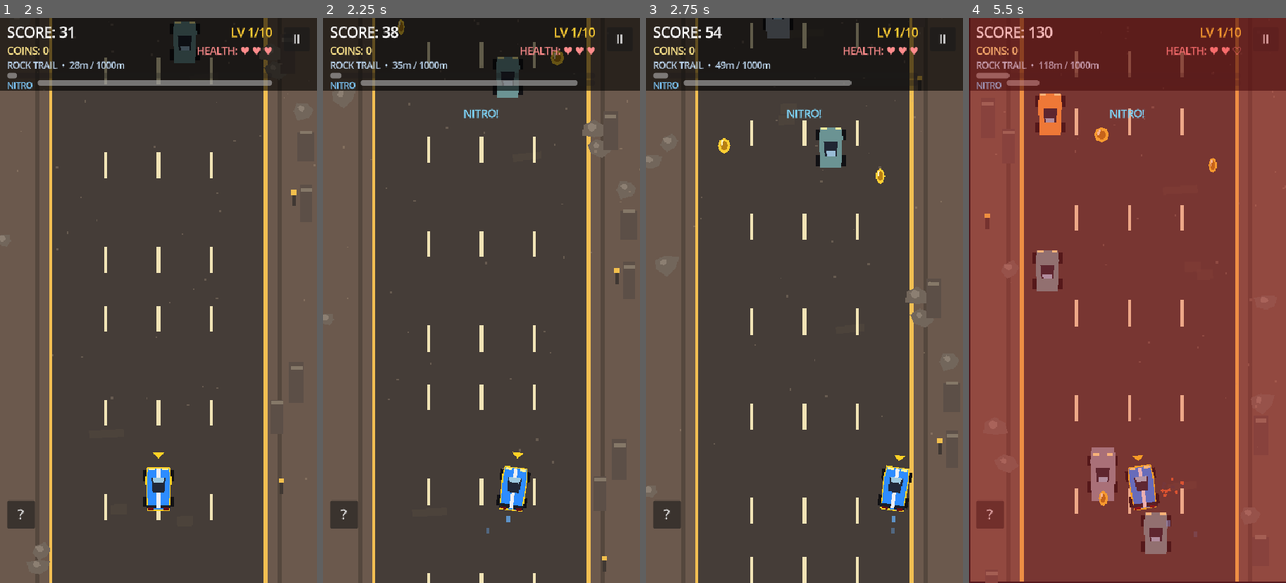
Above: before the commit, frames 1-4 (left to right).
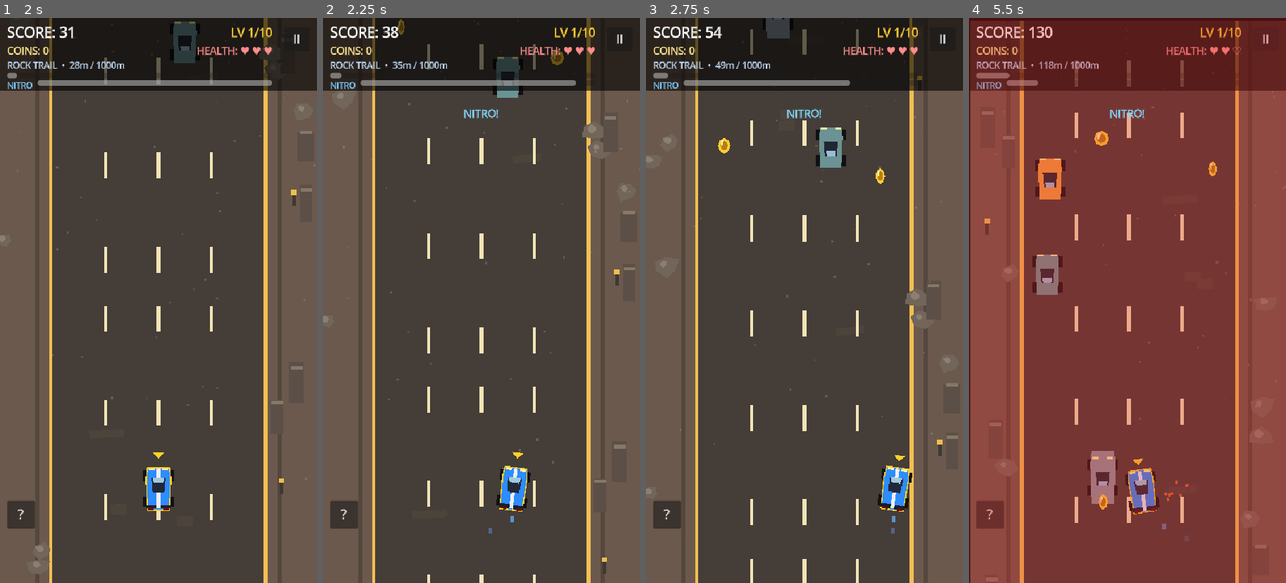
Above: after the commit, the same moments.

Repository: Prayush-Shrestha/2Dcarracing
Game: Godot game, scene res://scenes/main/MainMenu.tscn
Same seed, same stepped clock (60 frames per second), same inputs: the game is played once before the commit and once after it.
Inputs (mouse positions are in pixels of both pictures, inside the frame that each line leads up to):
- Up to frame 1 (2 s): click "PLAY" at 0.5 s; click "GOT IT" at 1.25 s
- Up to frame 2 (2.25 s): move the mouse to (551, 272) at 2.02 s; hold D (move_right) from 2.03 s (still down); hold Space (nitro) from 2.03 s (still down)
- Up to frame 3 (2.75 s): keep holding D (move_right); keep holding Space (nitro)
- Up to frame 4 (5.5 s): move the mouse to (1064, 328) at 2.77 s; release D (move_right) at 2.78 s; release Space (nitro) at 2.78 s; hold A (move_left) 2.78-3.53 s; tap Space (nitro) at 2.85, 4.35 s; move the mouse to (1159, 176) at 3.52 s; hold Space (nitro) 3.53-4.28 s; hold D (move_right) 3.53-5.03 s; move the mouse to (1111, 413) at 4.27 s; move the mouse to (1222, 385) at 5.02 s; hold A (move_left) from 5.03 s (still down); hold Space (nitro) from 5.03 s (still down)

Frame 1 is identical in both runs. In frame 2, 0.4% of the frame differs, in the area x 0-99%, y 4-99%; in frame 3, 0.3%; in frame 4, 4.0%, in the area x 0-100%, y 0-100%.

Commit message:
refactor: Replace _process with _physics_process for consistent physics handling in enemy and player cars, coins, and power-ups

Diff:
--- a/scripts/enemies/enemy_car.gd
+++ b/scripts/enemies/enemy_car.gd
@@ -29,10 +29,14 @@
 	_wobble_phase = randf() * TAU
 	if randf() < 0.2:
 		_wobble_amp = randf_range(10.0, 28.0)
+	# The scene's RectangleShape2D is shared across instances: duplicate it
+	# so per-type hitbox resizing below never leaks onto other cars.
+	if collision != null and collision.shape != null:
+		collision.shape = collision.shape.duplicate()
 	_apply_type_visuals()
 
 
-func _process(delta: float) -> void:
+func _physics_process(delta: float) -> void:
 	if get_tree().paused:
 		return
 	position.y += speed * delta
--- a/scripts/player/player_car.gd
+++ b/scripts/player/player_car.gd
@@ -51,7 +51,7 @@
 	_apply_saved_color()
 
 
-func _process(delta: float) -> void:
+func _physics_process(delta: float) -> void:
 	if _dead:
 		return
 	if get_tree().paused:
@@ -67,6 +67,7 @@
 	_update_invuln(delta)
 	_update_magnet(delta)
 	_update_marker_bob(delta)
+	_check_sustained_contact()
 
 
 func _read_steer() -> float:
@@ -246,10 +247,32 @@
 
 
 func _on_area_entered(area: Area2D) -> void:
+	_handle_enemy_contact(area)
+
+
+## area_entered fires only once per overlap, so a car we survive inside
+## of (invulnerability) would otherwise never hit us again. Poll every
+## physics frame so sustained contact still lands once vulnerability
+## returns. queue_free() is deferred, so freeing while iterating is safe.
+func _check_sustained_contact() -> void:
 	if _dead:
 		return
-	if area.is_in_group("enemy"):
-		take_damage()
+	for area in get_overlapping_areas():
+		_handle_enemy_contact(area)
+
+
+func _handle_enemy_contact(area: Area2D) -> void:
+	if _dead:
+		return
+	if not is_instance_valid(area) or not area.is_in_group("enemy"):
+		return
+	# Wreck the other car only when the hit lands (HP loss or shield
+	# break). While invulnerable the enemy stays, so the poll above can
+	# still punish sitting inside traffic.
+	var vulnerable := not _invuln
+	take_damage()
+	if vulnerable:
+		area.queue_free()
 
 
 func _apply_saved_color() -> void:
--- a/scripts/world/coin.gd
+++ b/scripts/world/coin.gd
@@ -21,7 +21,7 @@
 	area_entered.connect(_on_area_entered)
 
 
-func _process(delta: float) -> void:
+func _physics_process(delta: float) -> void:
 	if get_tree().paused:
 		return
 	position.y += fall_speed * delta
--- a/scripts/world/powerup_pickup.gd
+++ b/scripts/world/powerup_pickup.gd
@@ -28,7 +28,7 @@
 		_refresh_visuals()
 
 
-func _process(delta: float) -> void:
+func _physics_process(delta: float) -> void:
 	if get_tree().paused:
 		return
 	position.y += fall_speed * delta
